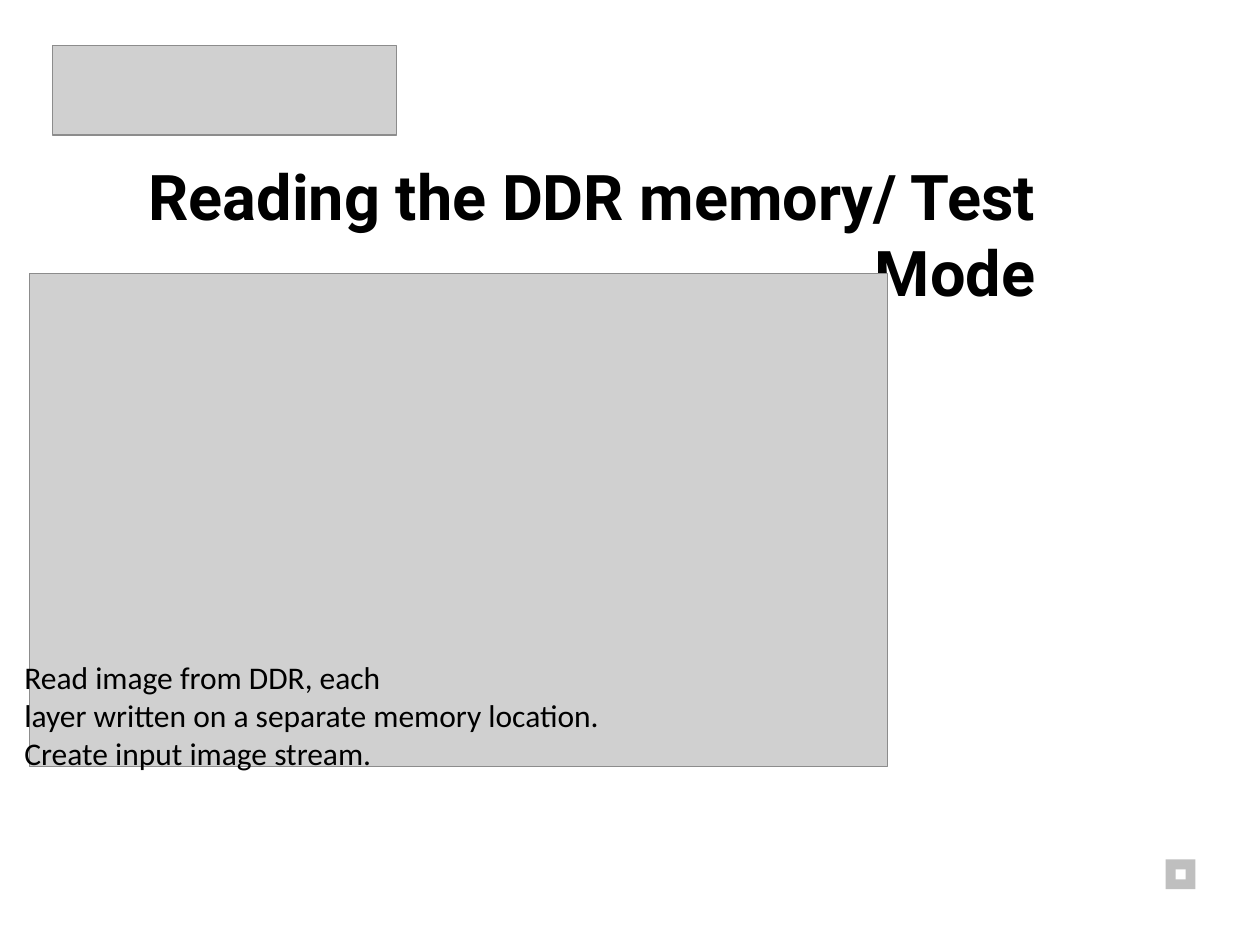
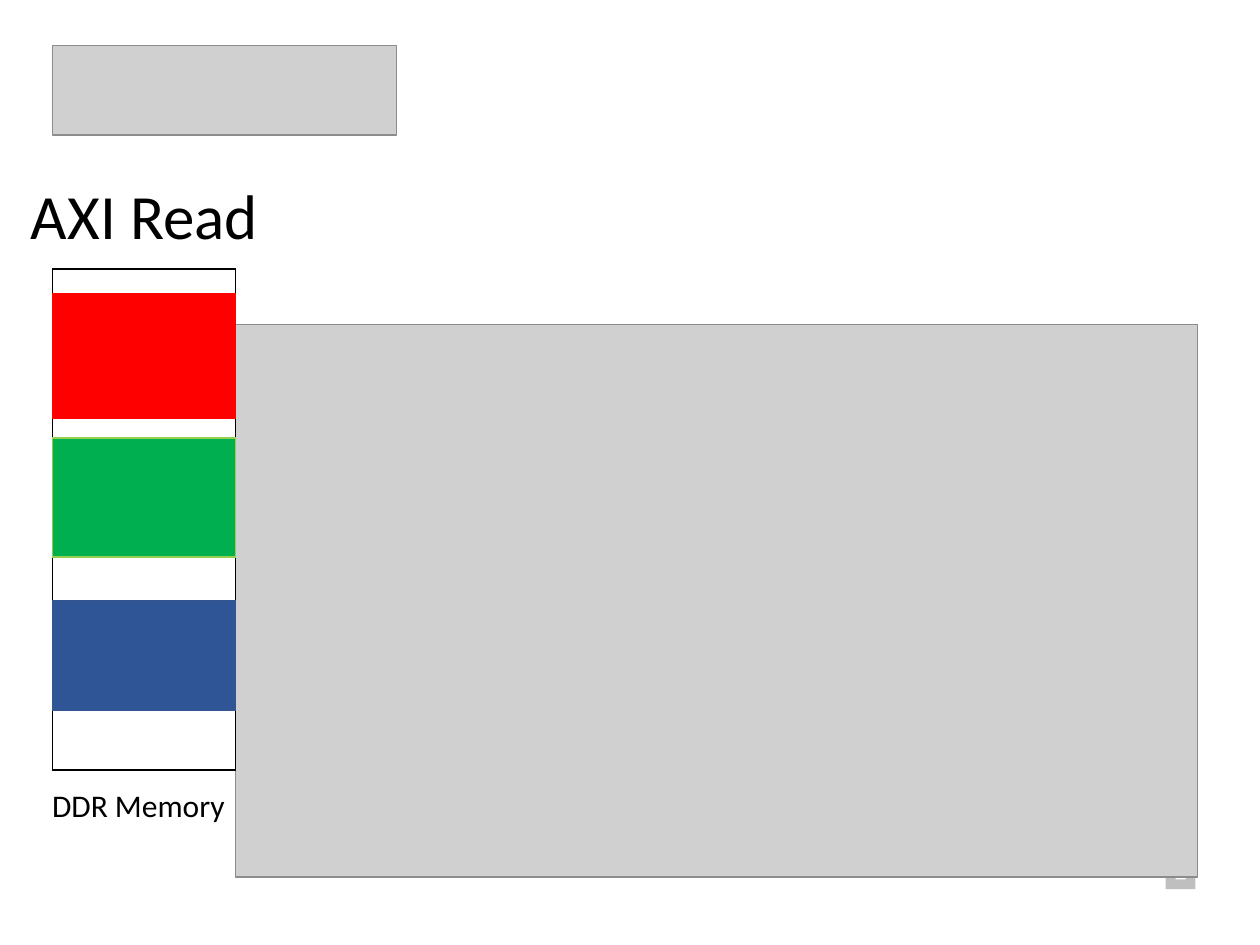
Before and after one commit to hszilard13/Infared-based-Image-processing-Zybo, a slide deck: slide 13 of Presentation/Presentation.pptx. Drawn at 1260x945 pixels with LibreOffice and Linux fonts; fonts in the diff are those of the drawing; grey boxes stand for pictures. Boxes give left, top, right and bottom in pixels: in the first picture for what was removed or moved away, otherwise in the second. Text is boxed around its words. In the diff, an @@ line names an element or a change of style, - is before the commit and + after.

Commit message:
Presentation final

```diff
--- a/Presentation/Presentation.pptx
+++ b/Presentation/Presentation.pptx
@@ text added at bbox=[31, 195, 258, 240], 36 pt, text #000000 @@
+AXI Read
@@ picture removed at bbox=[30, 273, 888, 766] @@
@@ rectangle added at bbox=[53, 270, 236, 771], outline #000000 1 pt @@
@@ rectangle added at bbox=[53, 294, 236, 417], fill #FF0000, outline #FF0000 1 pt @@
@@ picture added at bbox=[236, 324, 1198, 877] @@
@@ rectangle added at bbox=[53, 437, 236, 556], fill #00B050, outline #92D050 1 pt @@
@@ rectangle added at bbox=[53, 601, 236, 711], fill #2F5597, outline #325491 1 pt @@
@@ text removed at bbox=[24, 663, 598, 772] @@
-Read image from DDR, each
-layer written on a separate memory location.
-Create input image stream.
@@ text at bbox=[52, 796, 225, 822]: text changed; size 36 to 18 pt; font Roboto to Calibri; bold off @@
-Reading the DDR memory/ Test Mode
+DDR Memory
```
Also in this commit, not shown: 5 other slides changed, 2 slides added.
